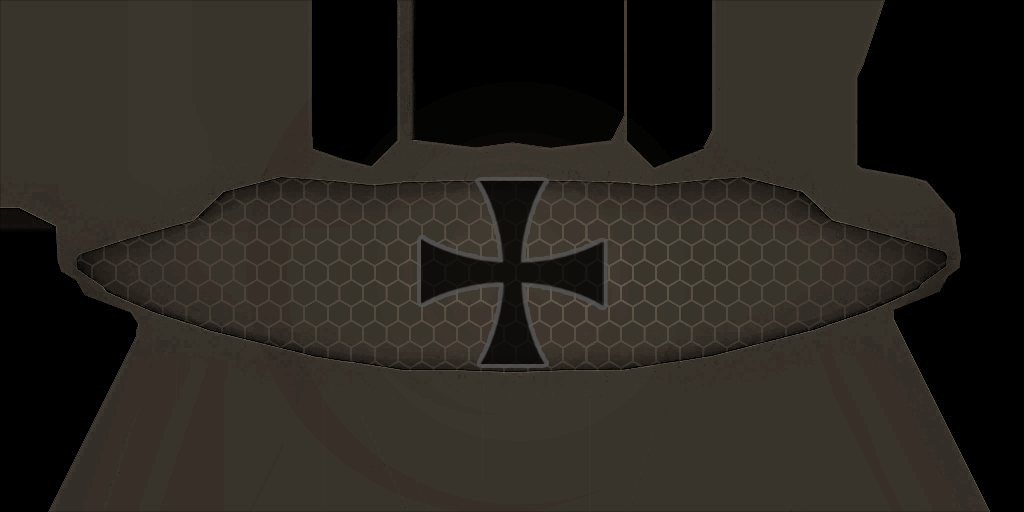
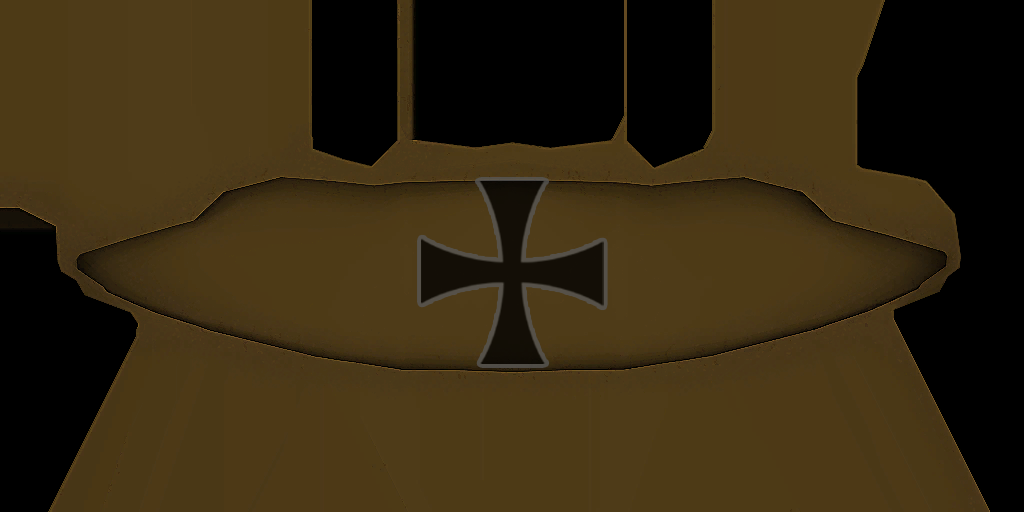
The second 1024 × 512 image is a revision of the first. Changes to its layers:
painted on "Layer 1" over [0, 0, 990, 512]
removed layer "Background" over [0, 0, 990, 512]
